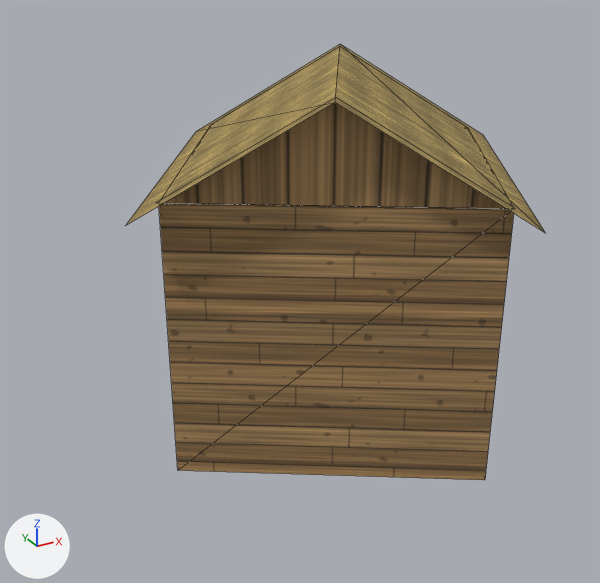
One commit to the glTF model world/bridgehollow/export/models/buildings/bld_house_010.glb: the scene before it, then after it.
Both versions are drawn from a 50 mm camera at (-5.97, -9.79, 6.81) aimed at (-0.6, -0.03, 1.92). Arrows for +X, +Y and +Z are at lower left; the lights stay in place. The older version comes first. Mesh edges are drawn as thin lines. Vertices at exactly the same position are counted once.

Objects in the first picture: 'bld_house_010'.
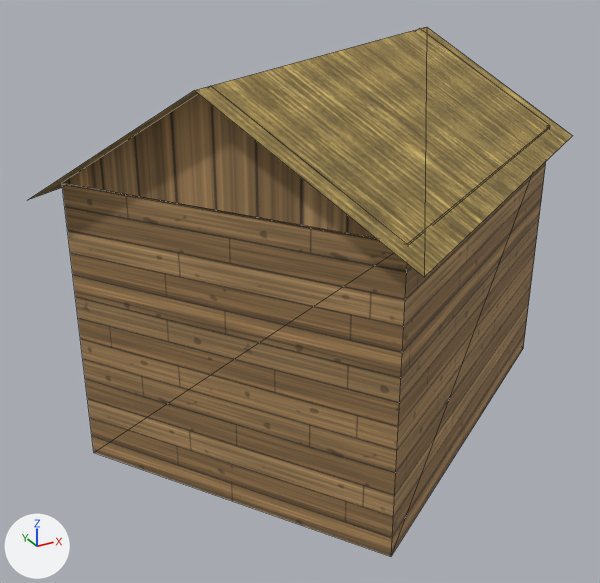
Changed parts and their boxes [x1, y1, x2, y2] in the pictures (600 x 583 px):
'bld_house_010', reshaped (29% wider, 21% taller): before [125, 44, 545, 480]; after [28, 27, 572, 556]

The edits, one by one:
me_bld_house_010 is used by ob_bld_house_010; location (0.0, 0.0, 0.0).
me_bld_house_010 had 24 vertices, 16 faces and spanned x -3.33..3.33, y -3.34..3.34, z 0.0..5.07.
me_bld_house_010 now has 24 vertices, 16 faces and spans x -4.19..4.19, y -3.96..3.96, z 0.0..5.29.
Part 1, on me_bld_house_010:
Vertex 0 of me_bld_house_010 moves from (0.65, -2.9, 0.0) at pixel (485, 480) to (1.3, 3.52, 0.0).
Vertex 1 of me_bld_house_010 moves from (2.91, 0.69, 0.0) to (-3.76, 0.26, 0.0) at pixel (93, 452).
Vertex 2 of me_bld_house_010 moves from (2.91, 0.69, 3.81) at pixel (467, 127) to (-3.76, 0.26, 3.93) at pixel (61, 182).
Vertex 3 of me_bld_house_010 moves from (0.65, -2.9, 3.81) at pixel (514, 208) to (1.3, 3.52, 3.93).
Vertex 4 of me_bld_house_010 moves from (-0.66, 2.92, 0.0) to (-1.3, -3.52, 0.0) at pixel (391, 556).
Vertex 5 of me_bld_house_010 moves from (-0.66, 2.92, 3.81) at pixel (210, 124) to (-1.3, -3.52, 3.93) at pixel (408, 243).
Vertex 6 of me_bld_house_010 moves from (-2.88, -0.71, 0.0) at pixel (177, 470) to (3.76, -0.26, 0.0) at pixel (523, 348).
Vertex 7 of me_bld_house_010 moves from (-2.88, -0.71, 3.81) at pixel (158, 202) to (3.76, -0.26, 3.93) at pixel (550, 125).
Vertex 8 of me_bld_house_010 moves from (0.65, -2.9, 3.79) to (1.3, 3.52, 3.91).
Vertex 9 of me_bld_house_010 moves from (2.91, 0.69, 3.79) at pixel (467, 128) to (-3.76, 0.26, 3.91) at pixel (62, 184).
Vertex 10 of me_bld_house_010 moves from (-0.66, 2.92, 3.79) at pixel (210, 125) to (-1.3, -3.52, 3.91) at pixel (408, 245).
Vertex 11 of me_bld_house_010 moves from (-2.88, -0.71, 3.79) to (3.76, -0.26, 3.91) at pixel (550, 127).
Vertex 12 of me_bld_house_010 moves from (-2.91, -0.69, 3.81) at pixel (155, 202) to (-3.76, 0.26, 3.93) at pixel (61, 182).
Vertex 13 of me_bld_house_010 moves from (0.66, -2.92, 3.81) at pixel (515, 208) to (-1.32, -3.54, 3.93) at pixel (407, 244).
Vertex 14 of me_bld_house_010 moves from (-1.13, -1.8, 5.07) at pixel (335, 97) to (-2.54, -1.64, 5.29) at pixel (210, 85).
Vertex 15 of me_bld_house_010 moves from (2.91, 0.69, 3.81) at pixel (467, 127) to (3.76, -0.26, 3.93) at pixel (550, 125).
Vertex 16 of me_bld_house_010 moves from (-0.66, 2.92, 3.81) at pixel (210, 124) to (1.32, 3.54, 3.93).
Vertex 17 of me_bld_house_010 moves from (1.13, 1.8, 5.07) at pixel (339, 46) to (2.54, 1.64, 5.29) at pixel (419, 28).
Vertex 18 of me_bld_house_010 moves from (-0.75, 3.34, 3.63) at pixel (196, 131) to (1.41, 3.96, 3.75).
Vertex 19 of me_bld_house_010 moves from (-3.33, -0.79, 3.63) at pixel (125, 225) to (-4.19, 0.35, 3.75) at pixel (27, 200).
Vertex 20 of me_bld_house_010 moves from (-1.29, -2.06, 5.07) at pixel (335, 102) to (-2.8, -1.8, 5.29) at pixel (194, 90).
Vertex 21 of me_bld_house_010 moves from (1.29, 2.06, 5.07) at pixel (340, 43) to (2.8, 1.8, 5.29) at pixel (426, 26).
Vertex 22 of me_bld_house_010 moves from (0.75, -3.34, 3.63) at pixel (545, 233) to (-1.41, -3.96, 3.75) at pixel (424, 277).
Vertex 23 of me_bld_house_010 moves from (3.33, 0.79, 3.63) at pixel (483, 134) to (4.19, -0.35, 3.75) at pixel (572, 135).
